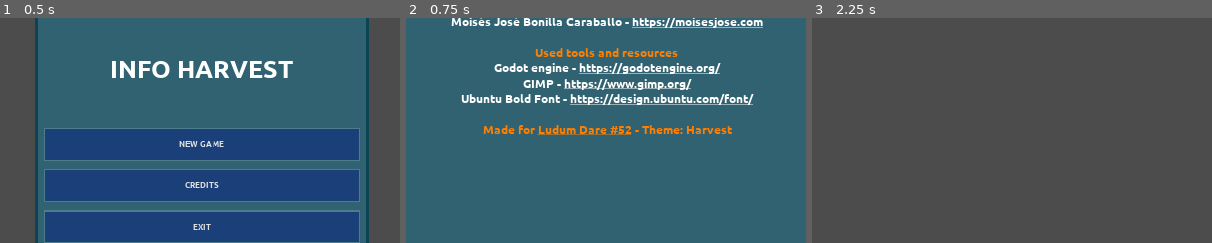
Above: before the commit, frames 1-3 (left to right).
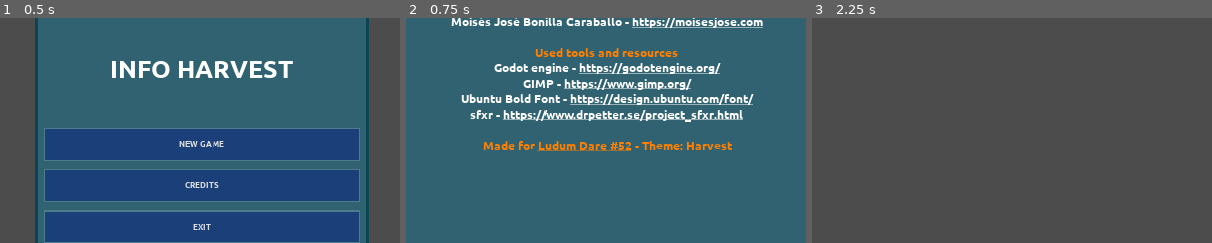
Above: after the commit, the same moments.

Repository: moisesjbc/info-harvest
Game: Godot game, scene res://menus/main_menu/main_menu.tscn
Two runs of this game, one before a commit and one after it. Both use one fixed random seed, a clock stepped at 60 frames per second and the inputs below.
Inputs:
- Up to frame 1 (0.5 s): no input
- Up to frame 2 (0.75 s): click "CREDITS" at 0.5 s
- Up to frame 3 (2.25 s): click "MAIN MENU" at 1.25 s; click "NEW GAME" at 2 s
The pictures show only the part of the screen within x 25-75%, y 26-76%; the shares and areas given below are measured in that part.

Frame 1 is identical in both runs. In frame 2, 4.4% of the frame differs, in the area x 16-85%, y 40-60%; in frame 3, nothing differs.

Commit message:
Add sfxr to credits

Diff:
--- a/godot-project/menus/credits_menu/credits_menu.tscn
+++ b/godot-project/menus/credits_menu/credits_menu.tscn
@@ -72,6 +72,7 @@
 Godot engine - [url=https://godotengine.org/]https://godotengine.org/[/url]
 GIMP - [url=https://www.gimp.org/]https://www.gimp.org/[/url]
 Ubuntu Bold Font - [url=https://design.ubuntu.com/font/]https://design.ubuntu.com/font/[/url]
+sfxr - [url=https://www.drpetter.se/project_sfxr.html]https://www.drpetter.se/project_sfxr.html[/url]
 
 [color=#ff8000]Made for [url=https://ldjam.com/events/ludum-dare/52]Ludum Dare #52[/url] - Theme: Harvest[/color]
 [/center]"
@@ -82,6 +83,7 @@
 Godot engine - https://godotengine.org/
 GIMP - https://www.gimp.org/
 Ubuntu Bold Font - https://design.ubuntu.com/font/
+sfxr - https://www.drpetter.se/project_sfxr.html
 
 Made for Ludum Dare #52 - Theme: Harvest
 "
